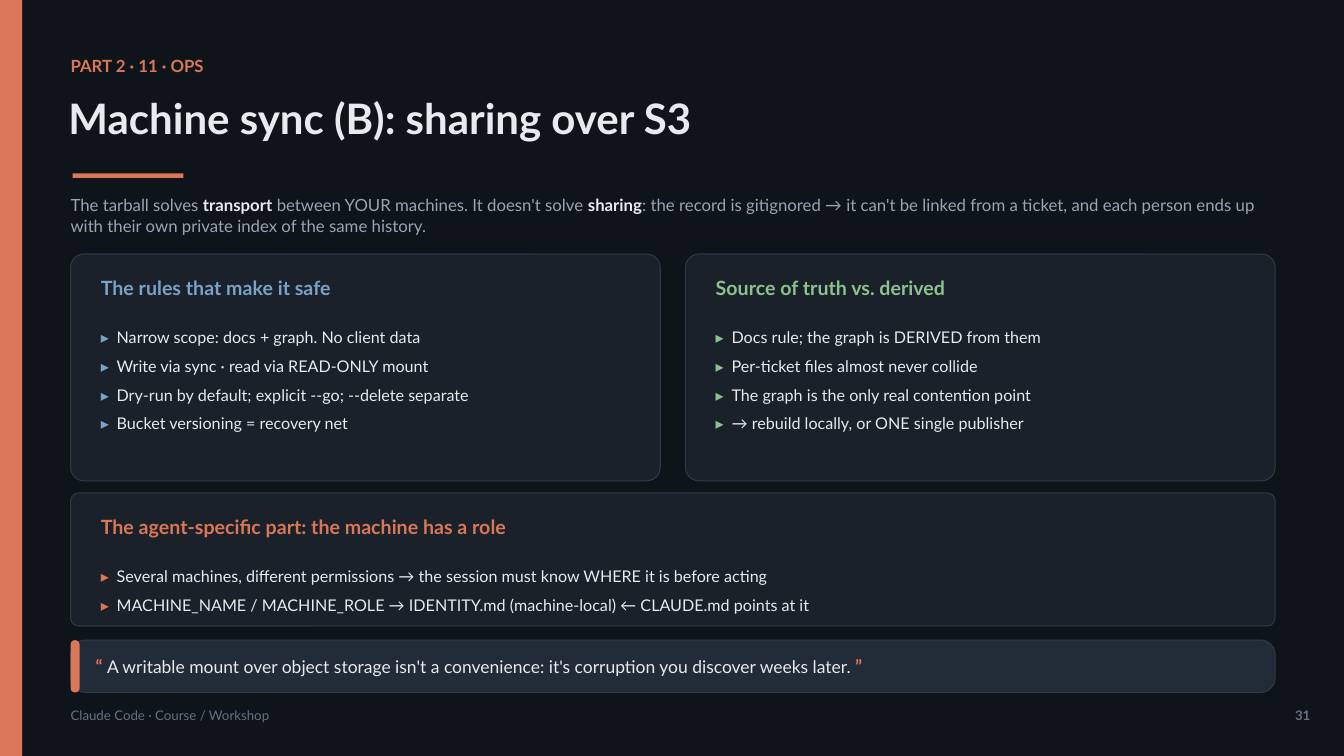
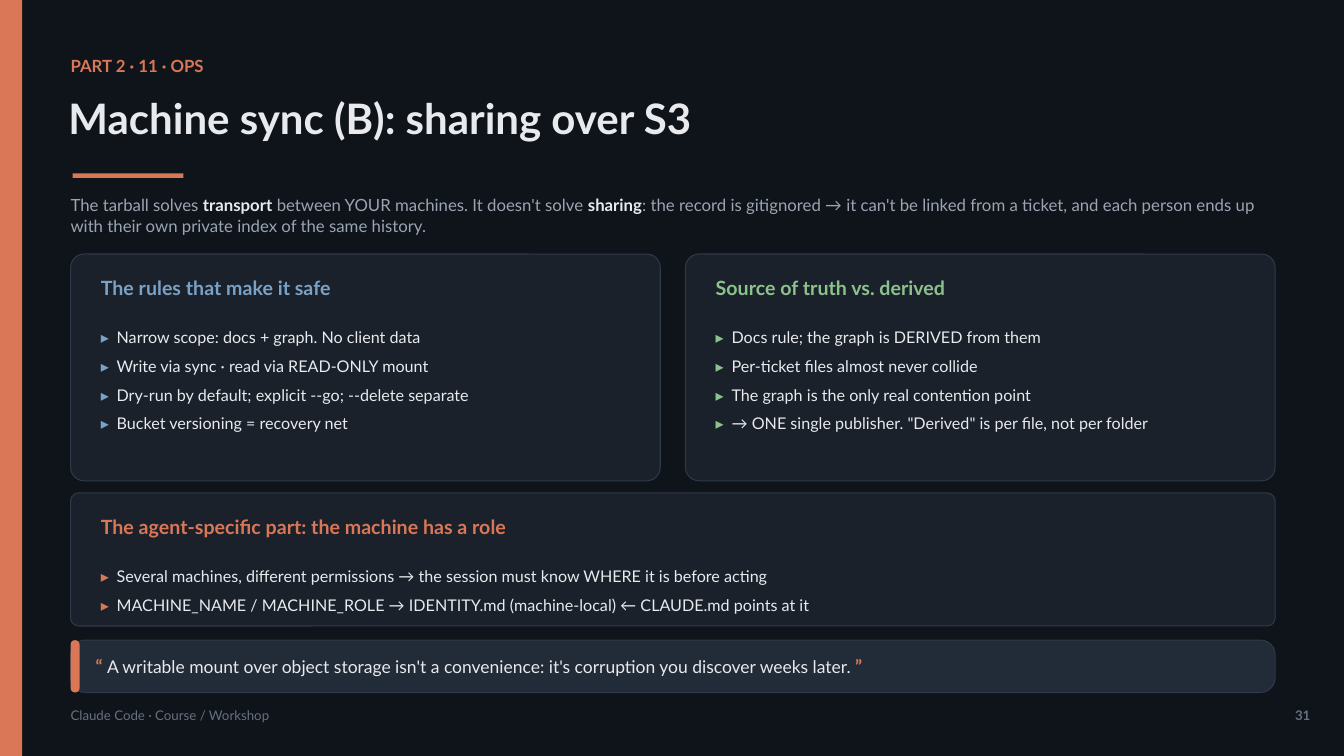
Before and after one commit to olonok69/claude_code_ml_engineer, a slide deck: slide 34 of presentacion/Claude_Code_Presentacion_EN.pptx. Drawn at 1344x756 pixels with LibreOffice and Linux fonts; fonts in the diff are those of the drawing. Boxes give left, top, right and bottom in pixels: in the first picture for what was removed or moved away, otherwise in the second. Text is boxed around its words. In the diff, an @@ line names an element or a change of style, - is before the commit and + after.

```diff
--- a/presentacion/Claude_Code_Presentacion_EN.pptx
+++ b/presentacion/Claude_Code_Presentacion_EN.pptx
@@ text at [752,417,1148,432]: text changed @@
-▸ → rebuild locally, or ONE single publisher
+▸ → ONE single publisher. "Derived" is per file, not per folder
```
Also in this commit, not shown: 1 other slide changed, 8 other files.
